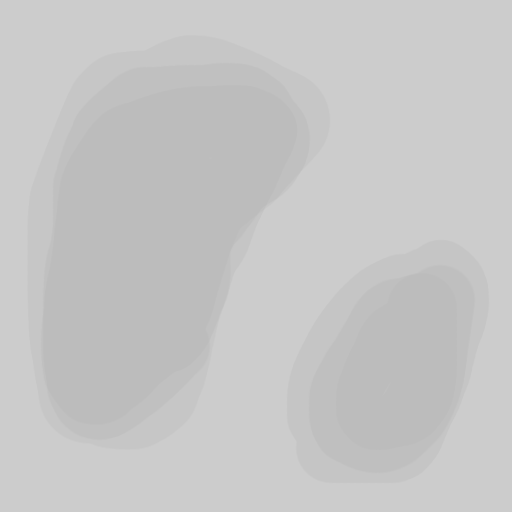
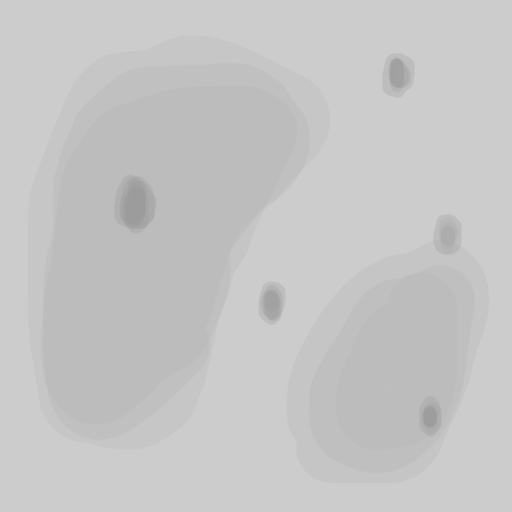
Layers edited between the first and the second 512×512 image:
painted on "craters" over [114,53,462,437]
